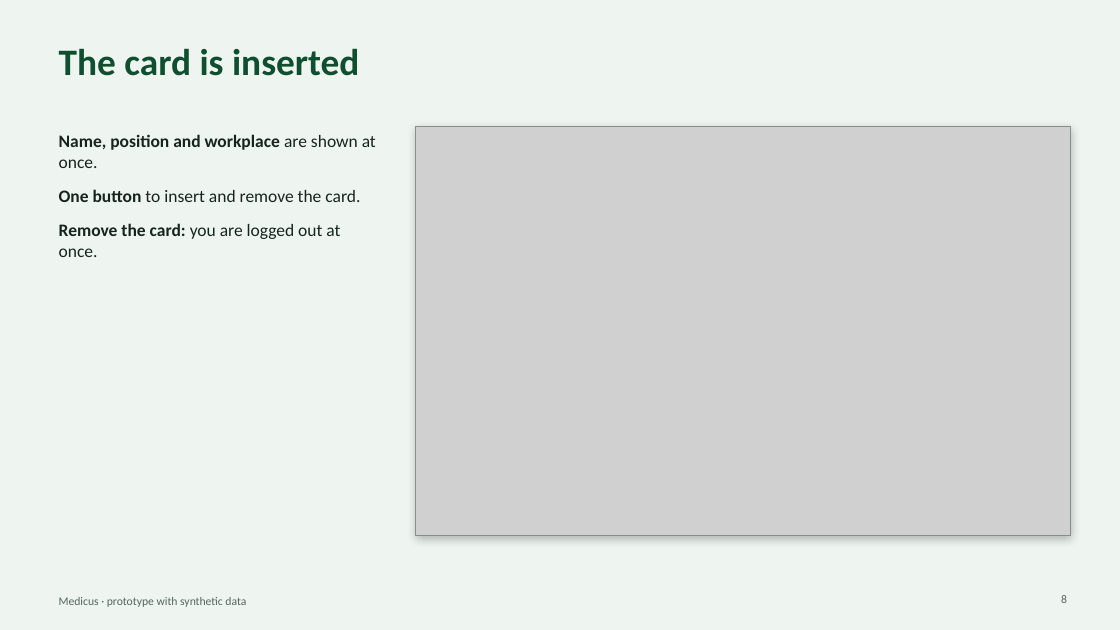
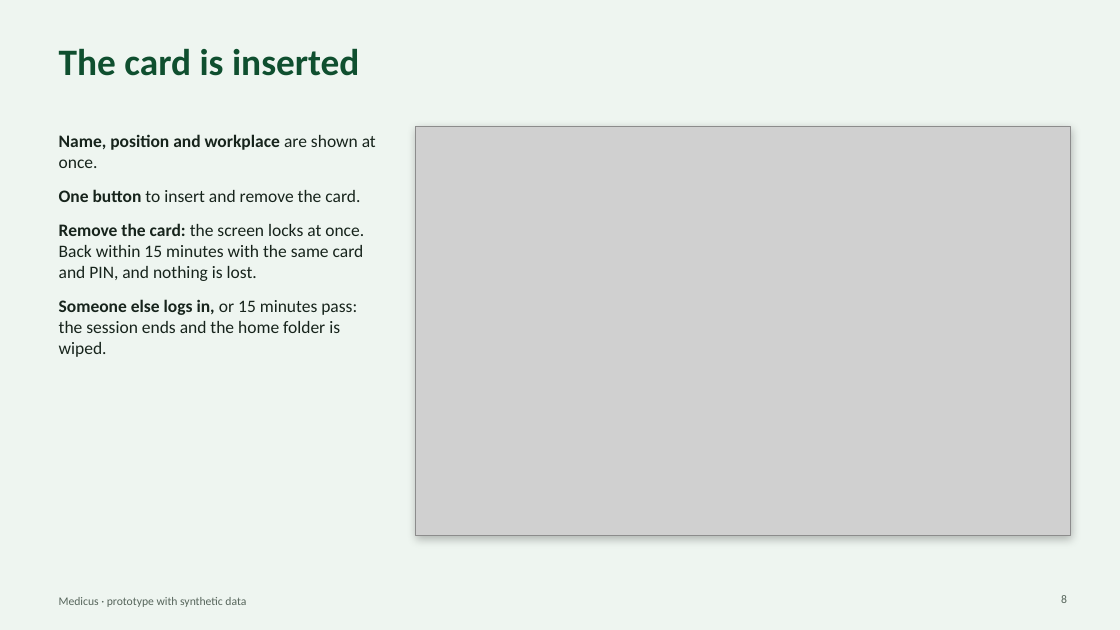
Before and after one commit to MusaMiyamoto/Medicus, a slide deck: slide 8 of docs/Medicus-presentation-en.pptx. Drawn at 1120x630 pixels with LibreOffice and Linux fonts; fonts in the diff are those of the drawing; grey boxes stand for pictures. Boxes give left, top, right and bottom in pixels: in the first picture for what was removed or moved away, otherwise in the second. Text is boxed around its words. In the diff, an @@ line names an element or a change of style, - is before the commit and + after.

```diff
--- a/docs/Medicus-presentation-en.pptx
+++ b/docs/Medicus-presentation-en.pptx
@@ text at <box>59,223,364,357</box>: text changed @@
-• Remove the card: you are logged out at once.
+• Remove the card: the screen locks at once. Back within 15 minutes with the same card and PIN, and nothing is lost.
+• Someone else logs in, or 15 minutes pass: the session ends and the home folder is wiped.
```
Also in this commit, not shown: 2 other slides changed, 6 slides added, 3 other files.
